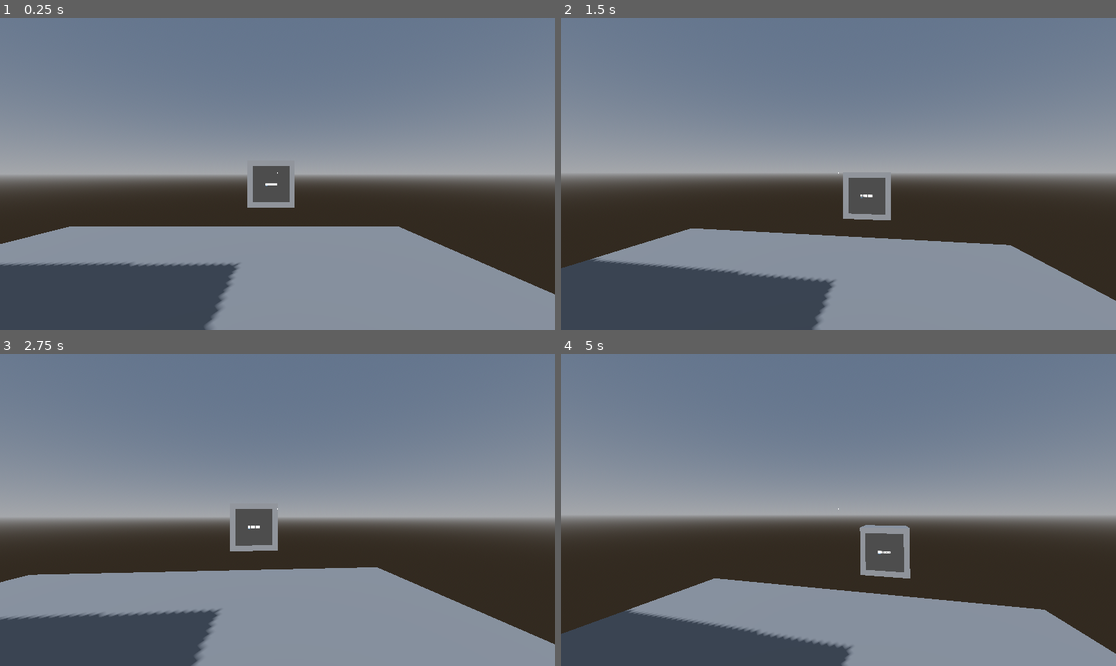
Above: before the commit, frames 1-4 (two rows, left to right).
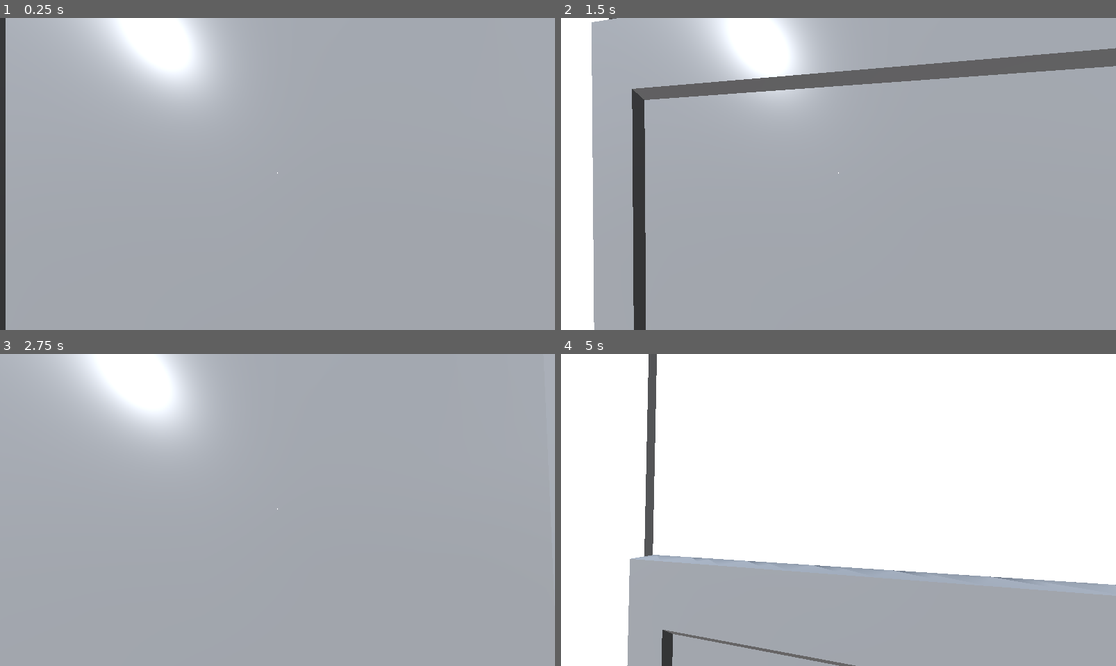
Above: after the commit, the same moments.

Repository: Martiriak/brackeys-feb-2026
Game: Godot game, scene res://levels/main.tscn
The game is run twice, just before and just after one commit, with the same random seed, the same clock (stepped at 60 frames per second) and the same inputs. Before the commit the project starts from res://levels/tv-hub/test_tv.tscn. The engine's default icon, where the game draws it, is replaced by a stand-in: a white triangle on a blue panel in a dark square.
Inputs (mouse positions are in pixels of both pictures, inside the frame that each line leads up to):
- Up to frame 1 (0.25 s): no input
- Up to frame 2 (1.5 s): tap Enter (ui_accept) at 0.5 s; move the mouse to (866, 174) at 0.52 s; hold Shift (run) 0.53-1.28 s; hold Up (ui_up) from 0.53 s (still down); click (866, 174) at 0.67 s; tap Space (jump) at 0.77 s; move the mouse to (810, 174) at 1.27 s; tap E (interact) at 1.35 s
- Up to frame 3 (2.75 s): keep holding Up (ui_up); tap Space (jump) at 1.52 s; tap Shift (run) at 1.55 s; tap Enter (ui_accept) at 2 s; move the mouse to (288, 503) at 2.02 s; hold Shift (run) from 2.03 s (still down)
- Up to frame 4 (5 s): keep holding Up (ui_up); tap Enter (ui_accept) at 2.75, 4.25 s; move the mouse to (832, 516) at 2.77 s; release Shift (run) at 2.78 s; tap Shift (run) at 2.85, 4.35 s; click (832, 516) at 2.92 s; tap Space (jump) at 3.02, 3.77, 4.52 s; move the mouse to (877, 513) at 3.52 s; hold Shift (run) 3.53-4.28 s; tap E (interact) at 3.6 s; move the mouse to (794, 506) at 4.27 s

The runs differ from the first frame. In frame 1, 90% of the frame differs, in the area x 0-100%, y 0-100%; in frame 2, 90%; in frame 3, 90%; in frame 4, 100%.

Commit message:
some pushes about levels

Diff:
--- /dev/null
+++ b/levels/Final_Levels/final_hub.tscn
@@ -0,0 +1,34 @@
+[gd_scene format=3 uid="uid://com7yj6gya1e7"]
+
+[ext_resource type="PackedScene" uid="uid://c3s0u5ds8snn5" path="res://scenes/hub.tscn" id="1_opvql"]
+
+[sub_resource type="ProceduralSkyMaterial" id="ProceduralSkyMaterial_hddnf"]
+
+[sub_resource type="Sky" id="Sky_8oiou"]
+sky_material = SubResource("ProceduralSkyMaterial_hddnf")
+
+[sub_resource type="Environment" id="Environment_4srok"]
+background_mode = 2
+sky = SubResource("Sky_8oiou")
+
+[sub_resource type="BoxShape3D" id="BoxShape3D_opvql"]
+size = Vector3(5.7369385, 3.869873, 5.7198334)
+
+[node name="FinalHub" type="Node3D" unique_id=1594104338]
+
+[node name="Node" parent="." unique_id=1315658809 instance=ExtResource("1_opvql")]
+transform = Transform3D(1.2, 0, 0, 0, 1.2, 0, 0, 0, 1.2, 0, 0, 0)
+
+[node name="WorldEnvironment" type="WorldEnvironment" parent="." unique_id=1917120776]
+environment = SubResource("Environment_4srok")
+
+[node name="DirectionalLight3D" type="DirectionalLight3D" parent="." unique_id=1819728967]
+transform = Transform3D(0.8094565, 0.39658567, -0.4330127, -0.15038374, 0.85286856, 0.5, 0.5675958, -0.3396102, 0.75, 0, 4.2686343, 0)
+light_energy = 0.5
+shadow_enabled = true
+
+[node name="StaticBody3D" type="StaticBody3D" parent="." unique_id=1962353988]
+
+[node name="CollisionShape3D" type="CollisionShape3D" parent="StaticBody3D" unique_id=1231350830]
+transform = Transform3D(1, 0, 0, 0, 1, 0, 0, 0, 1, 0.05218506, 1.4349365, 0.052833557)
+shape = SubResource("BoxShape3D_opvql")
--- /dev/null
+++ b/levels/Final_Levels/final_level1.tscn
@@ -0,0 +1,20 @@
+[gd_scene format=3 uid="uid://cnsws4h4ccdgd"]
+
+[sub_resource type="ProceduralSkyMaterial" id="ProceduralSkyMaterial_is6vp"]
+
+[sub_resource type="Sky" id="Sky_8oiou"]
+sky_material = SubResource("ProceduralSkyMaterial_is6vp")
+
+[sub_resource type="Environment" id="Environment_utcio"]
+background_mode = 2
+sky = SubResource("Sky_8oiou")
+
+[node name="FinalLevel1" type="Node3D" unique_id=1071886748]
+
+[node name="WorldEnvironment" type="WorldEnvironment" parent="." unique_id=1344723811]
+environment = SubResource("Environment_utcio")
+
+[node name="DirectionalLight3D" type="DirectionalLight3D" parent="." unique_id=1361810628]
+transform = Transform3D(0.8094565, 0.39658567, -0.4330127, -0.15038374, 0.85286856, 0.5, 0.5675958, -0.3396102, 0.75, 0, 4.2686343, 0)
+light_energy = 0.5
+shadow_enabled = true
--- a/levels/Test_Assets/test.tscn
+++ b/levels/Test_Assets/test.tscn
@@ -6,6 +6,7 @@
 [ext_resource type="PackedScene" uid="uid://drlumnddjwus1" path="res://assets/Sea_Level/Boat/Boat.fbx" id="6_oo4sf"]
 [ext_resource type="PackedScene" uid="uid://d0xwadq128kwx" path="res://assets/Human_Placeholder/Human.fbx" id="7_b1bet"]
 [ext_resource type="PackedScene" uid="uid://3sxw7045h1rv" path="res://assets/Sea_Level/RubberDuck/Duck.fbx" id="8_b1bet"]
+[ext_resource type="PackedScene" uid="uid://ddlafp7346rpu" path="res://scenes/player.tscn" id="8_g3kki"]
 [ext_resource type="PackedScene" uid="uid://doccpmiy36g3p" path="res://assets/Sea_Level/Goldfish/goldfish.fbx" id="9_g3kki"]
 
 [sub_resource type="BoxMesh" id="BoxMesh_rms3v"]
@@ -53,3 +54,6 @@
 
 [node name="goldfish" parent="." unique_id=224526603 instance=ExtResource("9_g3kki")]
 transform = Transform3D(1, 0, 0, 0, 1, 0, 0, 0, 1, -4.6311517, 2.9714317, -0.11266112)
+
+[node name="player" parent="." unique_id=375316983 instance=ExtResource("8_g3kki")]
+transform = Transform3D(1, 0, 0, 0, 1, 0, 0, 0, 1, 5.421441, 2.5096555, 5.6813793)
--- a/levels/main.tscn
+++ b/levels/main.tscn
@@ -3,55 +3,25 @@
 [ext_resource type="PackedScene" uid="uid://b8e8o08gbt1a8" path="res://levels/tv-hub/tv.tscn" id="1_m1504"]
 [ext_resource type="PackedScene" uid="uid://ddlafp7346rpu" path="res://scenes/player.tscn" id="2_ifaiv"]
 [ext_resource type="PackedScene" uid="uid://dx0qjbubxt7y8" path="res://scenes/UI.tscn" id="3_5k4jt"]
-[ext_resource type="PackedScene" uid="uid://c3s0u5ds8snn5" path="res://scenes/hub.tscn" id="4_qy63d"]
+[ext_resource type="PackedScene" uid="uid://com7yj6gya1e7" path="res://levels/Final_Levels/final_hub.tscn" id="4_m1504"]
 
-[sub_resource type="ProceduralSkyMaterial" id="ProceduralSkyMaterial_1fput"]
-
-[sub_resource type="Sky" id="Sky_8oiou"]
-sky_material = SubResource("ProceduralSkyMaterial_1fput")
-
-[sub_resource type="Environment" id="Environment_6yxbg"]
-background_mode = 2
-sky = SubResource("Sky_8oiou")
-
-[sub_resource type="BoxMesh" id="BoxMesh_m1504"]
-size = Vector3(20, 3, 20)
-
-[sub_resource type="StandardMaterial3D" id="StandardMaterial3D_ifaiv"]
-albedo_color = Color(0.14044744, 0.14044744, 0.14044744, 1)
-
-[sub_resource type="BoxShape3D" id="BoxShape3D_5k4jt"]
-size = Vector3(20, 3, 20)
+[sub_resource type="WorldBoundaryShape3D" id="WorldBoundaryShape3D_m1504"]
 
 [node name="Main" type="Node3D" unique_id=246290369]
+
+[node name="FinalHub" parent="." unique_id=1594104338 instance=ExtResource("4_m1504")]
 
 [node name="UI" parent="." unique_id=1635865898 instance=ExtResource("3_5k4jt")]
 
 [node name="player" parent="." unique_id=375316983 instance=ExtResource("2_ifaiv")]
-transform = Transform3D(1, 0, 0, 0, 1, 0, 0, 0, 1, -1.1772032, 2.5392108, 0)
+transform = Transform3D(1, 0, 0, 0, 1, 0, 0, 0, 1, 0.087926626, 0.5559664, 2.008092)
 ObjNameUISceneParent = NodePath("../UI")
 OutlineCamSceneParent = NodePath("../UI")
 
-[node name="WorldEnvironment" type="WorldEnvironment" parent="." unique_id=889451560]
-environment = SubResource("Environment_6yxbg")
+[node name="Tv" parent="." unique_id=1585059994 instance=ExtResource("1_m1504")]
+transform = Transform3D(1.5, 0, 0, 0, 1.5, 0, 0, 0, 1.5, 0.04782796, 0.9594152, -2.1992583)
 
-[node name="DirectionalLight3D" type="DirectionalLight3D" parent="." unique_id=467278465]
-transform = Transform3D(0.8094565, 0.39658567, -0.4330127, -0.15038374, 0.85286856, 0.5, 0.5675958, -0.3396102, 0.75, 0, 4.2686343, 0)
-light_energy = 0.5
-shadow_enabled = true
+[node name="StaticBody3D" type="StaticBody3D" parent="." unique_id=106527051]
 
-[node name="Tv" parent="." unique_id=1585059994 instance=ExtResource("1_m1504")]
-transform = Transform3D(1.5, 0, 0, 0, 1.5, 0, 0, 0, 1.5, -1.2173018, 2.9426596, -7.2027354)
-
-[node name="Hub" parent="." unique_id=1315658809 instance=ExtResource("4_qy63d")]
-transform = Transform3D(2, 0, 0, 0, 2, 0, 0, 0, 2, -8.180835, -1.5655911, 4.5486097)
-
-[node name="Ground" type="MeshInstance3D" parent="." unique_id=1212982435]
-transform = Transform3D(1, 0, 0, 0, 1, 0, 0, 0, 1, 0.022290468, -0.0043742657, -0.0071456432)
-mesh = SubResource("BoxMesh_m1504")
-surface_material_override/0 = SubResource("StandardMaterial3D_ifaiv")
-
-[node name="StaticBody3D" type="StaticBody3D" parent="Ground" unique_id=164652656]
-
-[node name="CollisionShape3D" type="CollisionShape3D" parent="Ground/StaticBody3D" unique_id=357461176]
-shape = SubResource("BoxShape3D_5k4jt")
+[node name="WorlsBoundaryShape" type="CollisionShape3D" parent="StaticBody3D" unique_id=1231274918]
+shape = SubResource("WorldBoundaryShape3D_m1504")
--- a/project.godot
+++ b/project.godot
@@ -15,7 +15,7 @@
 [application]
 
 config/name="Brackeys Feb 2026"
-run/main_scene="uid://bjulkaba8gcft"
+run/main_scene="uid://cchgj2pvut2k3"
 config/features=PackedStringArray("4.6", "GL Compatibility")
 config/icon="res://icon.svg"
 
--- a/scenes/hub.tscn
+++ b/scenes/hub.tscn
@@ -4,7 +4,7 @@
 [ext_resource type="PackedScene" uid="uid://dy0jfhuynky8s" path="res://assets/Room_Hub/Liminal_Room/Walls/Floor.fbx" id="2_7wvbm"]
 [ext_resource type="PackedScene" uid="uid://ivid32vjqv3r" path="res://assets/Room_Hub/Liminal_Room/Walls/Wall.fbx" id="3_bfqb0"]
 
-[node name="Node" type="Node3D" unique_id=1315658809]
+[node name="Hub" type="Node3D" unique_id=1315658809]
 
 [node name="Door" parent="." unique_id=1533708439 instance=ExtResource("1_w6xti")]
 transform = Transform3D(1.08, 1.509958e-07, -1.509958e-07, -1.6307547e-07, 1, 0, -1.6307547e-07, -2.2799733e-14, -1, 0.65519345, 0.015029371, 2.542404)
